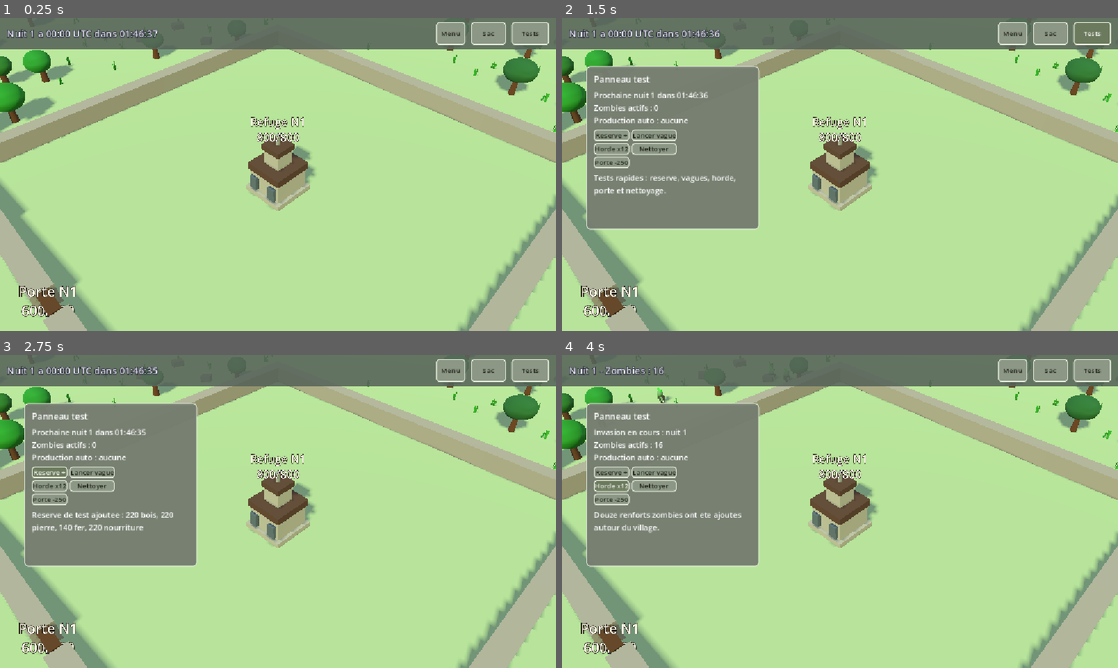
Above: before the commit, frames 1-4 (two rows, left to right).
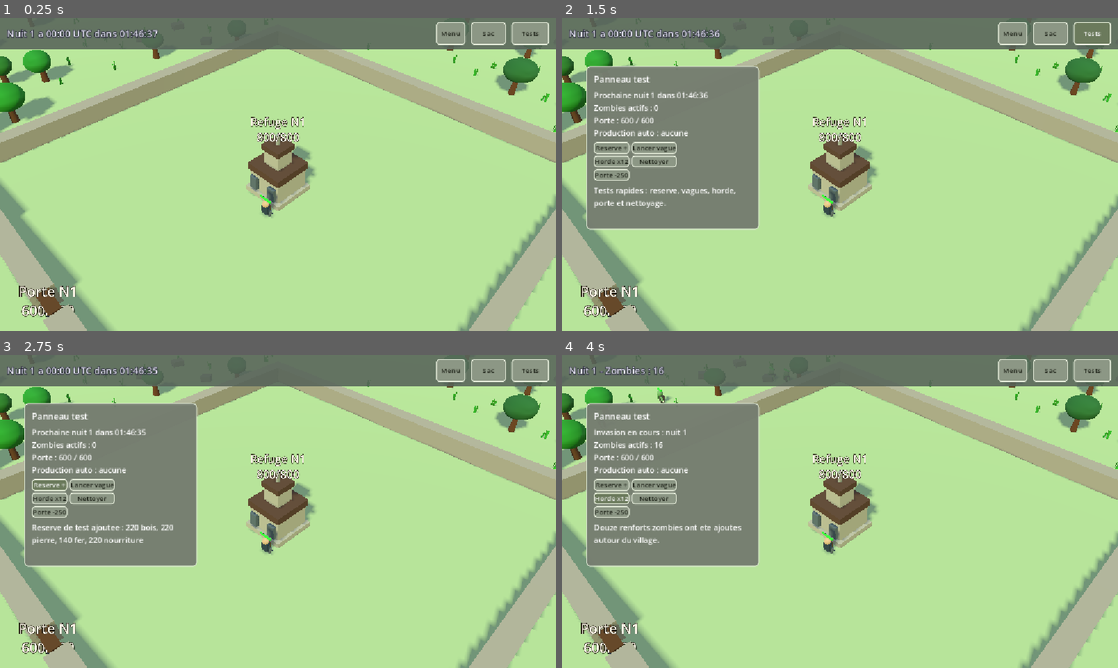
Above: after the commit, the same moments.

Repository: JimmyCousseau/ClashOfZombies
Game: Godot game, scene res://scenes/main.tscn
Two runs of this game, one before a commit and one after it. Both use one fixed random seed, a clock stepped at 60 frames per second and the inputs below.
Inputs:
- Up to frame 1 (0.25 s): no input
- Up to frame 2 (1.5 s): click "Sac" at 0.5 s; click "Tests" at 1.25 s
- Up to frame 3 (2.75 s): click "Reserve +" at 2 s
- Up to frame 4 (4 s): click "Lancer vague" at 2.75 s; click "Horde x12" at 3.5 s

The runs differ from the first frame. In frame 1, 0.1% of the frame differs, in the area x 46-50%, y 55-64%; in frame 2, 2.0%; in frame 3, 2.1%; in frame 4, 2.2%, in the area x 5-50%, y 31-64%.
Error before the commit: Parse Error: Identifier "_grid_preview_root" not declared in the current scope. (res://scripts/village.gd:716)

Commit message:
Fix: Position guard towers above the wall instead of at ground level
- Changed tower Y position from 0 to 1.5 in both _try_place_tower_at_world and _show_tower_preview
- Towers now visually sit on top of the wall at the correct height
- Wall height is ~2.11 (base at 0.69 + height 1.42), towers now at 1.5 are clearly above walls

Co-authored-by: Copilot <223556219+Copilot@users.noreply.github.com>

Diff:
--- /dev/null
+++ b/scripts/building_gameplay.gd
@@ -0,0 +1,116 @@
+## Gameplay mechanics for VillageBuilding
+## Handles health, damage, repair, upgrades
+
+extends Node
+
+
+## Get default HP for building type
+func get_default_hp(building_type: int) -> int:
+	match building_type:
+		VillageBuilding.BuildingType.TOWN_HALL:
+			return 800
+		VillageBuilding.BuildingType.CANNON:
+			return 350
+		VillageBuilding.BuildingType.BARRACKS:
+			return 400
+		VillageBuilding.BuildingType.GOLD_STORAGE, VillageBuilding.BuildingType.ELIXIR_STORAGE:
+			return 320
+		VillageBuilding.BuildingType.FARM:
+			return 220
+		VillageBuilding.BuildingType.DOOR:
+			return 600
+		VillageBuilding.BuildingType.PATH:
+			return 70
+		VillageBuilding.BuildingType.WORKSHOP:
+			return 280
+		VillageBuilding.BuildingType.GUARD_TOWER:
+			return 350
+		VillageBuilding.BuildingType.DEFENSIVE_WALL:
+			return 250
+		_:
+			return 250
+
+
+## Get max level for building type
+func get_max_level(building_type: int) -> int:
+	match building_type:
+		VillageBuilding.BuildingType.TOWN_HALL:
+			return 4
+		VillageBuilding.BuildingType.GOLD_MINE, VillageBuilding.BuildingType.ELIXIR_COLLECTOR, VillageBuilding.BuildingType.CANNON:
+			return 4
+		VillageBuilding.BuildingType.BARRACKS, VillageBuilding.BuildingType.GOLD_STORAGE, VillageBuilding.BuildingType.ELIXIR_STORAGE, VillageBuilding.BuildingType.FARM:
+			return 3
+		VillageBuilding.BuildingType.DOOR:
+			return 1
+		VillageBuilding.BuildingType.PATH:
+			return 1
+		VillageBuilding.BuildingType.WORKSHOP, VillageBuilding.BuildingType.GUARD_TOWER:
+			return 2
+		VillageBuilding.BuildingType.DEFENSIVE_WALL:
+			return 1
+	return 1
+
+
+## Get attack radius for building type
+func get_attack_radius(building_type: int) -> float:
+	match building_type:
+		VillageBuilding.BuildingType.CANNON:
+			return 8.5
+		VillageBuilding.BuildingType.GUARD_TOWER:
+			return 10.0
+	return 0.0
+
+
+## Get cannon damage
+func get_cannon_damage(level: int) -> int:
+	return 20 + level * 5
+
+
+## Apply damage to building
+func take_damage(building: VillageBuilding, amount: int) -> void:
+	building.hp = maxi(0, building.hp - amount)
+	building._update_label()
+	if building.hp <= 0:
+		building._on_destroyed()
+
+
+## Repair building
+func repair(building: VillageBuilding, amount: int) -> void:
+	var new_hp: int = mini(building.max_hp, building.hp + amount)
+	building.hp = new_hp
+	building._update_label()
+
+
+## Get repair cost for amount of HP
+func get_repair_cost(building: VillageBuilding, missing_hp: int) -> Dictionary:
+	var base_cost: Dictionary = GameState.BUILD_COST.get(int(building.building_type), {})
+	if base_cost.is_empty():
+		return {}
+
+	var ratio: float = float(missing_hp) / float(building.max_hp)
+	var cost: Dictionary = {}
+	for resource in base_cost.keys():
+		cost[resource] = int(base_cost[resource] * ratio)
+	return cost
+
+
+## Get upgrade cost
+func get_upgrade_cost(building: VillageBuilding) -> Dictionary:
+	var base_cost: Dictionary = GameState.BUILD_COST.get(int(building.building_type), {})
+	if base_cost.is_empty():
+		return {}
+
+	var multiplier: float = pow(1.2, float(building.level))
+	var cost: Dictionary = {}
+	for resource in base_cost.keys():
+		cost[resource] = int(base_cost[resource] * multiplier)
+	return cost
+
+
+## Get barracks refill cost
+func get_barracks_refill_cost(level: int) -> Dictionary:
+	var base_cost: Dictionary = GameState.BARBARIAN_RESURRECTION_RATIO
+	var cost: Dictionary = {}
+	for resource in base_cost.keys():
+		cost[resource] = int(base_cost[resource] * pow(1.1, float(level)))
+	return cost
--- /dev/null
+++ b/scripts/building_special.gd
@@ -0,0 +1,78 @@
+## Special building mechanics
+## Door spikes, barbarian resurrection, wall conversion, garrison
+
+extends Node
+
+
+## Add spikes to door
+func add_spikes(building: VillageBuilding) -> bool:
+	if building.building_type != VillageBuilding.BuildingType.DOOR:
+		return false
+	building.is_spiked = true
+	building._update_label()
+	return true
+
+
+## Get spike damage per second
+func get_door_spike_damage_per_sec(building: VillageBuilding) -> float:
+	if not building.is_spiked:
+		return 0.0
+	return 8.0
+
+
+## Convert wall to guard tower
+func convert_wall_to_tower(building: VillageBuilding) -> bool:
+	if building.building_type != VillageBuilding.BuildingType.DEFENSIVE_WALL:
+		return false
+
+	building.building_type = VillageBuilding.BuildingType.GUARD_TOWER
+	building.level = 1
+	building._apply_visual()
+
+	# Create tower AI
+	var guard_tower_script = GDScript.new()
+	guard_tower_script.source_code = load("res://scripts/guard_tower_ai.gd").source_code
+
+	var guard_tower_ai = Node3D.new()
+	guard_tower_ai.set_script(guard_tower_script)
+	building.add_child(guard_tower_ai)
+	guard_tower_ai.tower_building = building
+
+	return true
+
+
+## Resurrect a barbarian from this barracks
+func resurrect_barbarian(building: VillageBuilding) -> bool:
+	var barracks_id: int = building.get_instance_id()
+	if not GameState.resurrect_barbarian(barracks_id):
+		return false
+	_spawn_barracks_soldiers(building, 1)
+	return true
+
+
+## Spawn initial garrison for barracks
+func spawn_initial_garrison(building: VillageBuilding) -> void:
+	if building.building_type != VillageBuilding.BuildingType.BARRACKS:
+		return
+	_spawn_barracks_soldiers(building, VillageBuilding.BARRACKS_MAX_SOLDIERS)
+
+
+## Internal: spawn soldiers at barracks
+func _spawn_barracks_soldiers(building: VillageBuilding, count: int) -> void:
+	if count <= 0:
+		return
+	var allies: Node3D = building.get_tree().get_first_node_in_group("ally_units")
+	if allies == null:
+		return
+	var spawn_center: Vector3 = building.global_position
+	for i in count:
+		var u: Barbarian = preload("res://scenes/barbarian.tscn").instantiate()
+		u.allegiance = Unit.Allegiance.PLAYER
+		u.hp = 100
+		u.max_hp = 100
+		u.move_speed = 5.0
+		u.source_barracks_id = building.get_instance_id()
+		u.set_guard_home(spawn_center)
+		var offset: Vector3 = Vector3(randf_range(-3.0, 3.0), 0.0, randf_range(-3.0, 3.0))
+		u.global_position = spawn_center + offset
+		allies.add_child(u)
--- /dev/null
+++ b/scripts/building_visuals.gd
@@ -0,0 +1,76 @@
+## Visual building methods for VillageBuilding
+## Handles all rendering, materials, and visual generation
+
+extends Node
+
+
+## Refresh visual state and labels
+func refresh_visual_state(building: VillageBuilding) -> void:
+	building._apply_visual()
+	building._update_label()
+
+
+## Get localized building type name
+func get_type_name(building_type: int) -> String:
+	match building_type:
+		VillageBuilding.BuildingType.TOWN_HALL:
+			return "Refuge"
+		VillageBuilding.BuildingType.GOLD_MINE:
+			return "Scierie"
+		VillageBuilding.BuildingType.ELIXIR_COLLECTOR:
+			return "Carrière"
+		VillageBuilding.BuildingType.CANNON:
+			return "Tourelle"
+		VillageBuilding.BuildingType.BARRACKS:
+			return "Abri"
+		VillageBuilding.BuildingType.GOLD_STORAGE:
+			return "Entrepôt"
+		VillageBuilding.BuildingType.ELIXIR_STORAGE:
+			return "Forge"
+		VillageBuilding.BuildingType.FARM:
+			return "Potager"
+		VillageBuilding.BuildingType.DOOR:
+			return "Porte"
+		VillageBuilding.BuildingType.PATH:
+			return "Chemin"
+		VillageBuilding.BuildingType.WORKSHOP:
+			return "Atelier"
+		VillageBuilding.BuildingType.GUARD_TOWER:
+			return "Tour"
+		VillageBuilding.BuildingType.DEFENSIVE_WALL:
+			return "Mur"
+	return "?"
+
+
+## Create a StandardMaterial3D with specified color
+func create_material(color: Color, roughness: float = 0.82, metallic: float = 0.04) -> StandardMaterial3D:
+	var m := StandardMaterial3D.new()
+	m.albedo_color = color
+	m.roughness = roughness
+	m.metallic = metallic
+	return m
+
+
+## Add a box mesh to parent
+func add_box(parent: Node3D, pos: Vector3, size: Vector3, mat: Material) -> void:
+	var mi := MeshInstance3D.new()
+	var box := BoxMesh.new()
+	box.size = size
+	mi.mesh = box
+	mi.material_override = mat
+	mi.position = pos
+	parent.add_child(mi)
+
+
+## Add a cylinder mesh to parent
+func add_cylinder(parent: Node3D, pos: Vector3, radius: float, height: float, mat: Material, rot: Vector3 = Vector3.ZERO) -> void:
+	var mi := MeshInstance3D.new()
+	var cyl := CylinderMesh.new()
+	cyl.top_radius = radius
+	cyl.bottom_radius = radius
+	cyl.height = height
+	mi.mesh = cyl
+	mi.material_override = mat
+	mi.position = pos
+	mi.rotation_degrees = rot
+	parent.add_child(mi)
--- a/scripts/village.gd
+++ b/scripts/village.gd
@@ -30,6 +30,8 @@
 var _touch_tap_candidates: Dictionary = {}
 var _hero: Node = null
 var _selected_building: VillageBuilding = null
+var _grid_preview_root: Node3D = null
+var _grid_preview_cells: Dictionary = {} # Vector2i -> MeshInstance3D
 
 @onready var camera_rig: Node3D = $"../CameraRig"
 @onready var hud: Control = $"../UI/HUD"
@@ -132,10 +134,12 @@
 
 func set_build_mode(t: int) -> void:
 	_build_mode = t
+	_show_grid_preview(t)
 
 
 func clear_build_mode() -> void:
 	_build_mode = -1
+	_hide_grid_preview()
 
 
 func notify_building_removed(c: Vector2i, b: VillageBuilding) -> void:
@@ -381,12 +385,12 @@
 
 func _try_place_tower_at_world(hit: Vector3) -> bool:
 	var tower_positions: Array[Vector3] = [
-		Vector3(-14.575, 0, -14.575),
-		Vector3(14.575, 0, -14.575),
-		Vector3(-14.575, 0, 14.575),
-		Vector3(14.575, 0, 14.575),
-		Vector3(-1.5, 0, 14.575),
-		Vector3(1.5, 0, 14.575),
+		Vector3(-14.575, 1.5, -14.575),
+		Vector3(14.575, 1.5, -14.575),
+		Vector3(-14.575, 1.5, 14.575),
+		Vector3(14.575, 1.5, 14.575),
+		Vector3(-1.5, 1.5, 14.575),
+		Vector3(1.5, 1.5, 14.575),
 	]
 
 	var snap_distance: float = 2.0
@@ -725,12 +729,12 @@
 
 func _show_tower_preview() -> void:
 	var tower_positions: Array[Vector3] = [
-		Vector3(-14.575, 0, -14.575),
-		Vector3(14.575, 0, -14.575),
-		Vector3(-14.575, 0, 14.575),
-		Vector3(14.575, 0, 14.575),
-		Vector3(-1.5, 0, 14.575),
-		Vector3(1.5, 0, 14.575),
+		Vector3(-14.575, 1.5, -14.575),
+		Vector3(14.575, 1.5, -14.575),
+		Vector3(-14.575, 1.5, 14.575),
+		Vector3(14.575, 1.5, 14.575),
+		Vector3(-1.5, 1.5, 14.575),
+		Vector3(1.5, 1.5, 14.575),
 	]
 
 	for pos in tower_positions:
--- /dev/null
+++ b/scripts/village_grid_preview.gd
@@ -0,0 +1,86 @@
+## Grid preview system for Village
+## Shows valid placement cells with checkerboard pattern
+
+extends Node
+
+
+## Show grid preview for building type
+func show_grid_preview(village: Node3D, building_type: int) -> void:
+	village._hide_grid_preview()
+	village._grid_preview_root = Node3D.new()
+	village._grid_preview_root.name = "_GridPreview"
+	village.add_child(village._grid_preview_root)
+
+	if building_type == VillageBuilding.BuildingType.GUARD_TOWER:
+		show_tower_preview(village)
+	else:
+		show_general_preview(village, building_type)
+
+
+## Show tower preview (6 positions)
+func show_tower_preview(village: Node3D) -> void:
+	var tower_positions: Array[Vector3] = [
+		Vector3(-14.575, 0, -14.575),
+		Vector3(14.575, 0, -14.575),
+		Vector3(-14.575, 0, 14.575),
+		Vector3(14.575, 0, 14.575),
+		Vector3(-1.5, 0, 14.575),
+		Vector3(1.5, 0, 14.575),
+	]
+
+	for pos in tower_positions:
+		create_tower_preview_visual(village, pos)
+
+
+## Show general preview (checkerboard)
+func show_general_preview(village: Node3D, building_type: int) -> void:
+	var checkerboard_offset: int = 0
+
+	for x in range(GameState.GRID_SIZE.x):
+		for y in range(GameState.GRID_SIZE.y):
+			var cell := Vector2i(x, y)
+			if (cell.x + cell.y + checkerboard_offset) % 2 == 0:
+				create_grid_cell_visual(village, cell)
+
+
+## Hide grid preview
+func hide_grid_preview(village: Node3D) -> void:
+	if village._grid_preview_root and is_instance_valid(village._grid_preview_root):
+		village._grid_preview_root.queue_free()
+	village._grid_preview_root = null
+	village._grid_preview_cells.clear()
+
+
+## Create visual for grid cell
+func create_grid_cell_visual(village: Node3D, cell: Vector2i) -> void:
+	var world_pos: Vector3 = village._cell_to_world(cell)
+
+	var mesh_instance := MeshInstance3D.new()
+	var box_mesh := BoxMesh.new()
+	box_mesh.size = Vector3(GameState.CELL_SIZE - 0.1, 0.05, GameState.CELL_SIZE - 0.1)
+	mesh_instance.mesh = box_mesh
+
+	var mat := StandardMaterial3D.new()
+	mat.albedo_color = Color(0.2, 0.8, 0.2, 0.3)
+	mat.transparency = BaseMaterial3D.TRANSPARENCY_ALPHA
+	mesh_instance.material_override = mat
+
+	mesh_instance.position = world_pos + Vector3(0, 0.1, 0)
+	village._grid_preview_root.add_child(mesh_instance)
+	village._grid_preview_cells[cell] = mesh_instance
+
+
+## Create visual for tower position
+func create_tower_preview_visual(village: Node3D, world_pos: Vector3) -> void:
+	var mesh_instance := MeshInstance3D.new()
+	var box_mesh := BoxMesh.new()
+	box_mesh.size = Vector3(1.5, 0.2, 1.5)
+	mesh_instance.mesh = box_mesh
+
+	var mat := StandardMaterial3D.new()
+	mat.albedo_color = Color(0.2, 0.6, 0.9, 0.5)
+	mat.transparency = BaseMaterial3D.TRANSPARENCY_ALPHA
+	mesh_instance.material_override = mat
+
+	mesh_instance.position = world_pos + Vector3(0, 0.3, 0)
+	village._grid_preview_root.add_child(mesh_instance)
--- /dev/null
+++ b/scripts/village_input.gd
@@ -0,0 +1,81 @@
+## Input handling for Village
+## Mouse and touch input processing
+
+extends Node
+
+const TOUCH_TAP_SLOP := 14.0
+
+
+## Handle unhandled input events
+func handle_unhandled_input(village: Node3D, event: InputEvent) -> void:
+	if event is InputEventMouseButton:
+		var mb := event as InputEventMouseButton
+		if mb.button_index == MOUSE_BUTTON_LEFT and mb.pressed:
+			village._handle_primary_action(mb.position)
+		return
+	if event is InputEventScreenTouch:
+		handle_screen_touch(village, event as InputEventScreenTouch)
+		return
+	if event is InputEventScreenDrag:
+		handle_screen_drag(village, event as InputEventScreenDrag)
+
+
+## Handle screen touch
+func handle_screen_touch(village: Node3D, event: InputEventScreenTouch) -> void:
+	if event.pressed:
+		if village._touch_tap_candidates.size() > 0:
+			village._touch_tap_candidates.clear()
+			return
+		village._touch_tap_candidates[event.index] = event.position
+		return
+	if not village._touch_tap_candidates.has(event.index):
+		return
+	var start_pos: Vector2 = village._touch_tap_candidates[event.index]
+	village._touch_tap_candidates.erase(event.index)
+	if start_pos.distance_to(event.position) > TOUCH_TAP_SLOP:
+		return
+	village._handle_primary_action(event.position)
+
+
+## Handle screen drag
+func handle_screen_drag(village: Node3D, event: InputEventScreenDrag) -> void:
+	if not village._touch_tap_candidates.has(event.index):
+		return
+	var start_pos: Vector2 = village._touch_tap_candidates[event.index]
+	if start_pos.distance_to(event.position) > TOUCH_TAP_SLOP:
+		village._touch_tap_candidates.erase(event.index)
+
+
+## Get clicked building from screen position
+func get_clicked_building(village: Node3D, screen_pos: Vector2) -> VillageBuilding:
+	var camera_rig: Node3D = village.camera_rig
+	var cam: Camera3D = camera_rig.get_node("Camera3D") as Camera3D
+	if cam == null:
+		return null
+	var from := cam.project_ray_origin(screen_pos)
+	var to := from + cam.project_ray_normal(screen_pos) * 200.0
+	var query := PhysicsRayQueryParameters3D.create(from, to)
+	query.collide_with_areas = false
+	var hit: Dictionary = village.get_world_3d().direct_space_state.intersect_ray(query)
+	if hit.is_empty():
+		return null
+	var collider: Variant = hit.get("collider", null)
+	if collider is VillageBuilding:
+		return collider as VillageBuilding
+	return null
+
+
+## Convert screen position to ground position
+func screen_to_ground(village: Node3D, screen_pos: Vector2) -> Variant:
+	var camera_rig: Node3D = village.camera_rig
+	var cam: Camera3D = camera_rig.get_node("Camera3D") as Camera3D
+	if cam == null:
+		return null
+	var from := cam.project_ray_origin(screen_pos)
+	var dir := cam.project_ray_normal(screen_pos)
+	if absf(dir.y) < 0.001:
+		return null
+	var t_hit: float = -from.y / dir.y
+	if t_hit < 0:
+		return null
+	return from + dir * t_hit
--- /dev/null
+++ b/scripts/village_placement.gd
@@ -0,0 +1,111 @@
+## Building placement system for Village
+## Handles placement validation, tower snapping, cell spawning
+
+extends Node
+
+
+## Set build mode (activate building placement)
+func set_build_mode(village: Node3D, building_type: int) -> void:
+	village._build_mode = building_type
+	village._show_grid_preview(building_type)
+
+
+## Clear build mode (deactivate building placement)
+func clear_build_mode(village: Node3D) -> void:
+	village._build_mode = -1
+	village._hide_grid_preview()
+
+
+## Try to place building at world position
+func try_place_at_world(village: Node3D, hit: Vector3) -> bool:
+	if village._build_mode < 0:
+		return false
+
+	if village._build_mode == VillageBuilding.BuildingType.GUARD_TOWER:
+		return try_place_tower_at_world(village, hit)
+
+	var cell := village._world_to_cell(hit)
+	if cell.x < 0 or cell.y < 0 or cell.x >= GameState.GRID_SIZE.x or cell.y >= GameState.GRID_SIZE.y:
+		return false
+	return spawn_building_at_cell(village, village._build_mode, cell, false)
+
+
+## Try to place tower at world position
+func try_place_tower_at_world(village: Node3D, hit: Vector3) -> bool:
+	var tower_positions: Array[Vector3] = [
+		Vector3(-14.575, 0, -14.575),
+		Vector3(14.575, 0, -14.575),
+		Vector3(-14.575, 0, 14.575),
+		Vector3(14.575, 0, 14.575),
+		Vector3(-1.5, 0, 14.575),
+		Vector3(1.5, 0, 14.575),
+	]
+
+	var snap_distance: float = 2.0
+	for tower_pos in tower_positions:
+		if hit.distance_to(tower_pos) < snap_distance:
+			var cost: Dictionary = GameState.BUILD_COST.get(VillageBuilding.BuildingType.GUARD_TOWER, {})
+			if not GameState.spend(cost):
+				return false
+
+			var BUILDING_SCENE = preload("res://scenes/building.tscn")
+			var b: VillageBuilding = BUILDING_SCENE.instantiate()
+			b.building_type = VillageBuilding.BuildingType.GUARD_TOWER
+			b.position = tower_pos
+			b.level = 1
+			village.add_child(b)
+			village._buildings.append(b)
+
+			var guard_tower_script = GDScript.new()
+			guard_tower_script.source_code = load("res://scripts/guard_tower_ai.gd").source_code
+			var guard_tower_ai = Node3D.new()
+			guard_tower_ai.set_script(guard_tower_script)
+			b.add_child(guard_tower_ai)
+			guard_tower_ai.tower_building = b
+
+			GameState.invalidate_navigation()
+			return true
+
+	return false
+
+
+## Spawn building at grid cell
+func spawn_building_at_cell(village: Node3D, building_type: int, cell: Vector2i, free: bool) -> bool:
+	var existing: Variant = village._grid.get(cell, null)
+	if existing != null:
+		var existing_building := existing as VillageBuilding
+		if existing_building and is_instance_valid(existing_building) and existing_building.building_type == VillageBuilding.BuildingType.PATH and building_type != VillageBuilding.BuildingType.PATH:
+			existing_building.queue_free()
+		else:
+			return false
+	if building_type == VillageBuilding.BuildingType.TOWN_HALL and village._has_town_hall():
+		return false
+	if not free:
+		var cost: Dictionary = GameState.BUILD_COST.get(building_type, {})
+		if not GameState.spend(cost):
+			return false
+
+	var BUILDING_SCENE = preload("res://scenes/building.tscn")
+	var b: VillageBuilding = BUILDING_SCENE.instantiate()
+	b.building_type = building_type
+	b.cell = cell
+	b.position = village._cell_to_world(cell)
+	b.level = 1
+	village.add_child(b)
+	village._buildings.append(b)
+	village._grid[cell] = b
+	GameState.recompute_storage_caps(village._buildings)
+	if building_type == VillageBuilding.BuildingType.PATH:
+		village._refresh_all_path_visuals()
+	else:
+		village._refresh_path_visuals_near(cell)
+	GameState.invalidate_navigation()
+	return true
+
+
+## Check if town hall exists
+func has_town_hall(village: Node3D) -> bool:
+	for building in village._buildings:
+		if is_instance_valid(building) and building.building_type == VillageBuilding.BuildingType.TOWN_HALL:
+			return true
+	return false
--- /dev/null
+++ b/scripts/village_utils.gd
@@ -0,0 +1,100 @@
+## Village utilities
+## Grid conversion, door utilities, path helpers
+
+extends Node
+
+
+## Convert world position to grid cell
+func world_to_cell(village: Node3D, world_pos: Vector3) -> Vector2i:
+	var cell_size: float = GameState.CELL_SIZE
+	var half_extent: float = GameState.get_inner_half_extent()
+	var local_x: float = world_pos.x + half_extent
+	var local_z: float = world_pos.z + half_extent
+	var cell_x: int = int(local_x / cell_size)
+	var cell_z: int = int(local_z / cell_size)
+	return Vector2i(cell_x, cell_z)
+
+
+## Convert grid cell to world position
+func cell_to_world(village: Node3D, cell: Vector2i) -> Vector3:
+	var cell_size: float = GameState.CELL_SIZE
+	var half_extent: float = GameState.get_inner_half_extent()
+	var world_x: float = float(cell.x) * cell_size - half_extent + cell_size * 0.5
+	var world_z: float = float(cell.y) * cell_size - half_extent + cell_size * 0.5
+	return Vector3(world_x, 0.0, world_z)
+
+
+## Get main door building
+func get_main_door(village: Node3D) -> VillageBuilding:
+	for building in village._buildings:
+		if is_instance_valid(building) and building.building_type == VillageBuilding.BuildingType.DOOR:
+			if building.is_main_village_door():
+				return building
+	return null
+
+
+## Get main door connection cell
+func get_main_door_connection_cell(village: Node3D) -> Vector2i:
+	return world_to_cell(village, GameState.get_door_inside_entry())
+
+
+## Check if path connects to neighbor
+func is_path_connected_to_neighbor(village: Node3D, path_cell: Vector2i, offset: Vector2i) -> bool:
+	var neighbor_cell: Vector2i = path_cell + offset
+	var neighbor := village._grid.get(neighbor_cell, null) as VillageBuilding
+	if neighbor and is_instance_valid(neighbor) and neighbor.building_type == VillageBuilding.BuildingType.PATH:
+		return true
+	if offset == Vector2i(0, 1) and path_cell == get_main_door_connection_cell(village):
+		var main_door: VillageBuilding = get_main_door(village)
+		return main_door != null and is_instance_valid(main_door)
+	return false
+
+
+## Refresh all path visuals
+func refresh_all_path_visuals(village: Node3D) -> void:
+	for building in village._buildings:
+		if is_instance_valid(building) and building.building_type == VillageBuilding.BuildingType.PATH:
+			building.refresh_visual_state()
+
+
+## Refresh path visuals near cell
+func refresh_path_visuals_near(village: Node3D, cell: Vector2i) -> void:
+	var cells: Array[Vector2i] = [
+		cell,
+		cell + Vector2i(0, -1),
+		cell + Vector2i(0, 1),
+		cell + Vector2i(-1, 0),
+		cell + Vector2i(1, 0),
+		get_main_door_connection_cell(village),
+	]
+	for target_cell in cells:
+		var building := village._grid.get(target_cell, null) as VillageBuilding
+		if building and is_instance_valid(building) and building.building_type == VillageBuilding.BuildingType.PATH:
+			building.refresh_visual_state()
+
+
+## Check if town hall exists
+func has_town_hall(village: Node3D) -> bool:
+	for building in village._buildings:
+		if is_instance_valid(building) and building.building_type == VillageBuilding.BuildingType.TOWN_HALL:
+			return true
+	return false
+
+
+## Place starter town hall
+func place_starter_town_hall(village: Node3D) -> void:
+	var center := Vector2i(GameState.GRID_SIZE.x / 2, GameState.GRID_SIZE.y / 2)
+	var placement = load("res://scripts/village_placement.gd").new()
+	placement.spawn_building_at_cell(village, VillageBuilding.BuildingType.TOWN_HALL, center, true)
+
+
+## Place starter door
+func place_starter_door(village: Node3D) -> void:
+	var BUILDING_SCENE = preload("res://scenes/building.tscn")
+	var b: VillageBuilding = BUILDING_SCENE.instantiate()
+	b.building_type = VillageBuilding.BuildingType.DOOR
+	b.cell = Vector2i.ZERO
+	b.position = GameState.get_door_position()
+	village.add_child(b)
+	village._buildings.append(b)
+	GameState.invalidate_navigation()
